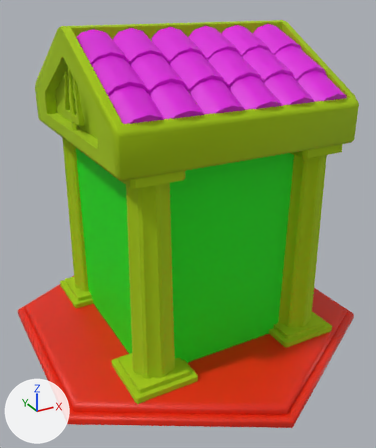
Two versions of the FBX model Assets/RESOURCES/Models/FishbowlLevel2.fbx, one commit apart.
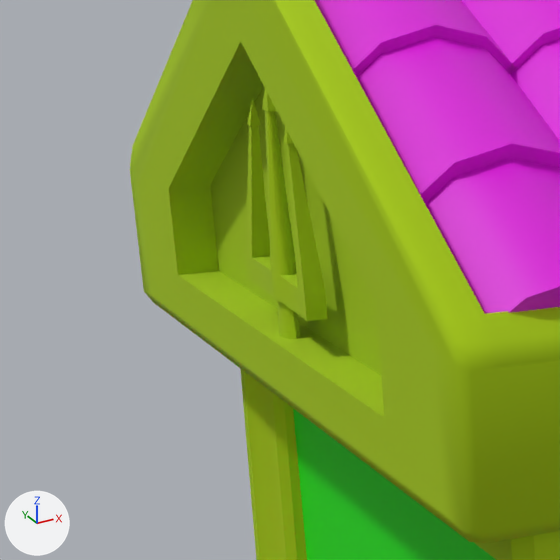
Each version appears first whole from a 50 mm camera at (-2.36, -4.37, 3.31) aimed at (-0.04, -0.15, 1.2), and next in a close-up on the part from 1% to 38% of the width and 10% to 41% of the height. Every picture has the same lights, and +X, +Y and +Z are marked at lower left. Where no turn or scale is listed for an object, it has been applied to the vertices.

Script lines for the objects in view, before the commit:
```python
me_cube_001 = bpy.data.meshes.new('Cube.001')
me_cube_001.from_pydata(...)  # 332 vertices, 332 faces; spans x -1.12..1.12, y -1.12..1.12, z 2.1..3.09
me_cube_001.materials.append(mat_columns)  # green #a5c900
me_cylinder_002 = bpy.data.meshes.new('Cylinder.002')
me_cylinder_002.from_pydata(...)  # 720 vertices, 648 faces; spans x -1.06..1.05, y -1.09..1.1, z 2.37..3.06
me_cylinder_002.materials.append(mat_tiles)  # pink #db00da
me_cylinder_003 = bpy.data.meshes.new('Cylinder.003')
me_cylinder_003.from_pydata(...)  # 404 vertices, 422 faces; spans x -1.09..1.11, y -1.15..1.12, z 0.14..2.13
me_cylinder_003.materials.append(mat_columns)  # green #a5c900
ob_columns = bpy.data.objects.new('Columns', me_cylinder_003)
ob_columns.location = (0.0, 0.0, 0.0)
ob_roof = bpy.data.objects.new('Roof', me_cube_001)
ob_roof.location = (0.0, 0.0, 0.0)
ob_tiles = bpy.data.objects.new('Tiles', me_cylinder_002)
ob_tiles.location = (0.0, 0.0, 0.0)
# also in view: 'Fishbowl' at (0.0, 0.0, 1.13)
```
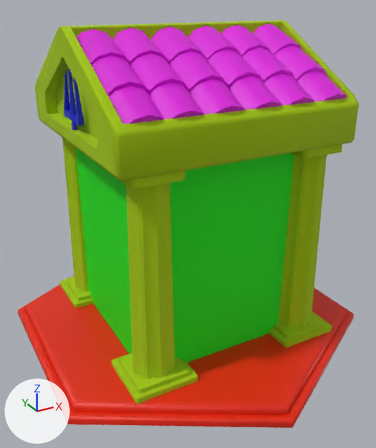
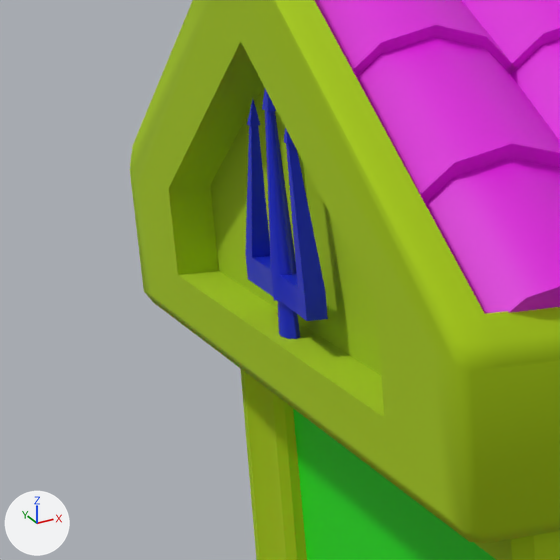
Changed parts and their boxes (x1, y1, x2, y2) in the close-ups (560 x 560 px):
part 1 of me_cube_001, recoloured (green to blue): (245, 89, 328, 339) in both

The edits, one by one:
Material 'Trident' (mat_trident) is new.
Its base color is (0.0, 0.0128, 0.604) (blue #001ecc).
me_cube_001 has 332 vertices, 332 faces and spans x -1.12..1.12, y -1.12..1.12, z 2.1..3.09.
me_cube_001 is used by ob_roof; location (0.0, 0.0, 0.0).
me_cube_001 part 1: 103 of the faces centred in x -1.1..-1.05, y -0.23..0.22, z 2.22..2.76 switch from mat_columns (green #a5c900) to mat_trident (blue #001ecc).
